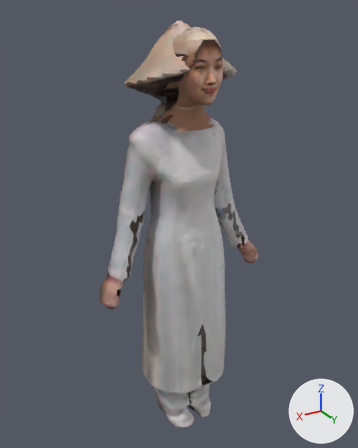
An edit to the glTF model public/models/ma/nhanvat/tp-032.glb, drawn before and after from the same camera.
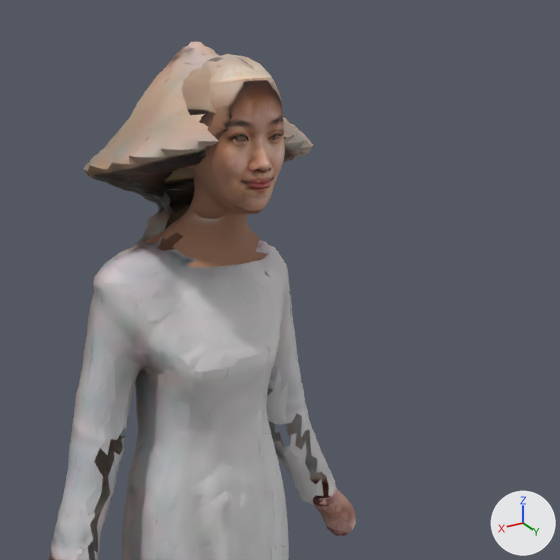
Old and new are each drawn whole from a camera (50 mm lens) standing at (0.895, 1.465, 1.628) and looking at (-0.008, -0.041, 0.875) and again close up on the part from 23% to 100% of the width and 0% to 61% of the height. Every picture has the same lights, and +X, +Y and +Z are marked at lower right. The first two pictures are the older version. Vertices at exactly the same position are counted once.

Names of what the first close-up shows: 'Body'.
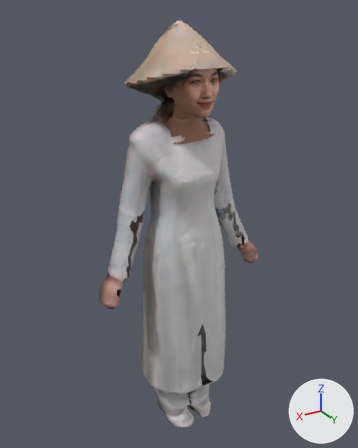
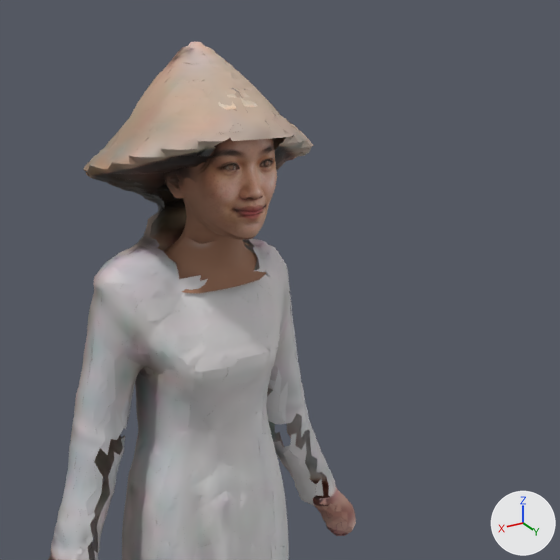
Changed parts and their boxes (x1, y1, x2, y2) in the close-ups (560 x 560 px; the box of a moved part takes in the faces that stretch with it):
part 1 of me_body, moved or reshaped (mostly hidden): before (269, 134, 280, 140); after (259, 159, 271, 167)
part 2 of me_body, deleted (mostly hidden): before (235, 137, 247, 142)
part 3 of me_body, moved or reshaped: before (145, 54, 285, 274); after (163, 88, 277, 293)

What the commit changed:
me_body is used by ob_body; location (0.0, 0.0, 0.0).
me_body had 16250 vertices, 24313 faces and spanned x -0.36..0.36, y -0.2..0.18, z 0.0..1.6.
me_body now has 16241 vertices, 24203 faces and spans x -0.36..0.36, y -0.2..0.16, z 0.0..1.6.
me_body part 1: the loose piece of 362 vertices spanning x -0.05..-0.02, y 0.13..0.16, z 1.45..1.48 is moved by (-0.01, -0.03, -0.04).
me_body part 2: the loose piece of 362 vertices spanning x 0.01..0.05, y 0.13..0.16, z 1.45..1.48 is deleted.
me_body part 3: 104 vertices moved within x -0.08..0.07, y -0.02..0.15, z 1.3..1.53; 4233 vertices removed from x -0.1..0.1, y -0.07..0.18, z 1.23..1.58; 4586 vertices added at x -0.13..0.09, y -0.08..0.15, z 1.21..1.54.
